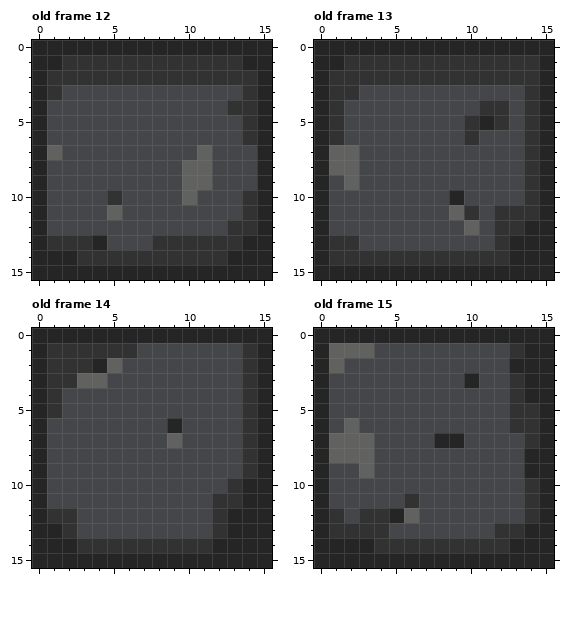
Edited in one commit: pixel-art file (Aseprite/GroundTiles/Tileset_Dungeon.aseprite). This is how it looked before the edit.
16x16 pixels, 20 frames. Shown: old frame 12, old frame 13, old frame 14, old frame 15. The commit also changed other frames, which this record leaves out.
After the commit:
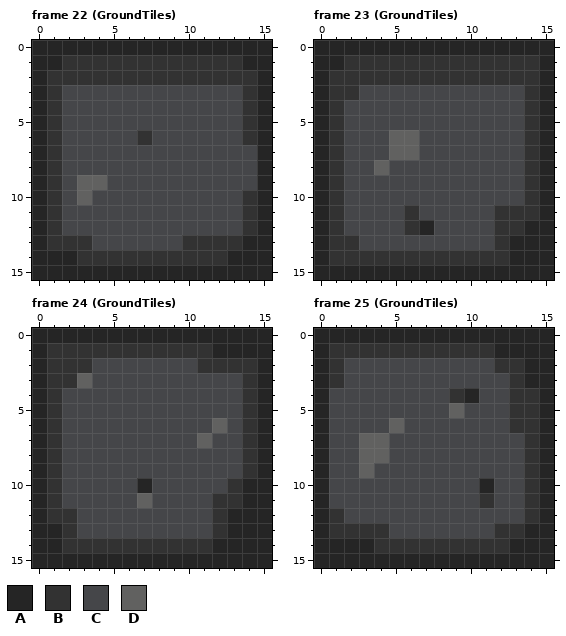
Palette (. is transparent): A #252525  B #323232  C #454649  D #616160
A new or re-ordered frame is compared with the old frame closest to it.
The author wrote: Created walltiles for the dungeon tileset
From old to new:
frames 20 -> 33
Frame 22 (GroundTiles) is new; against old frame 12:
Colour B replaces colour C in rows 4 to 5 at x 1; in row 6 at x 1 and 7; in rows 8 to 12 at x 1.
Colour B replaces colour D in row 7 at x 1.
Colour C replaces colour A in row 13 at x 4.
Colour C replaces colour B in row 4 at x 13; in row 10 at x 5; in row 12 at x 13; in row 13 at x 8 to 9.
Colour C replaces colour D in row 7 at x 11; in rows 8 to 9 at x 10 to 11; in row 10 at x 10; in row 11 at x 5.
Colour D replaces colour C in row 9 at x 3 to 4; in row 10 at x 3.
Frame 23 (GroundTiles) is new; against old frame 13:
Colour A replaces colour C in row 12 at x 7.
Colour B replaces colour C in rows 9 to 10 at x 1; in rows 11 to 12 at x 1 and 6.
Colour B replaces colour D in rows 7 to 8 at x 1.
Colour C replaces colour A in row 5 at x 11; in row 10 at x 9.
Colour C replaces colour B in row 4 at x 11 to 12; in row 5 at x 10 and 12; in row 6 at x 10; in row 11 at x 10.
Colour C replaces colour D in rows 7 to 9 at x 2; in row 11 at x 9; in row 12 at x 10.
Colour D replaces colour C in rows 6 to 7 at x 5 to 6; in row 8 at x 4.
Frame 24 (GroundTiles) is new; against old frame 14:
Colour A replaces colour B in row 1 at x 14.
Colour A replaces colour C in row 1 at x 12 to 13; in row 10 at x 7.
Colour B replaces colour A in row 14 at x 2.
Colour B replaces colour C in row 1 at x 7 to 11; in row 2 at x 11 to 13; in rows 6 to 11 at x 1.
Colour C replaces colour A in row 2 at x 4; in row 6 at x 9.
Colour C replaces colour D in row 2 at x 5; in row 3 at x 4; in row 7 at x 9.
Colour D replaces colour C in row 6 at x 12; in row 7 at x 11; in row 11 at x 7.
Frame 25 (GroundTiles) is new; against old frame 15:
Colour A replaces colour B in row 1 at x 13.
Colour A replaces colour C in row 1 at x 12; in row 4 at x 10; in row 10 at x 11.
Colour B replaces colour A in row 2 at x 13; in row 4 at x 14; in rows 8 to 9 at x 14.
Colour B replaces colour C in row 1 at x 4 to 11; in row 2 at x 12; in row 3 at x 1; in row 4 at x 9; in row 11 at x 11.
Colour B replaces colour D in row 1 at x 1 to 3; in row 2 at x 1.
Colour C replaces colour A in row 3 at x 10; in row 7 at x 8 to 9; in row 12 at x 5.
Colour C replaces colour B in row 11 at x 6; in row 12 at x 3 to 4.
Colour C replaces colour D in row 6 at x 2; in rows 7 to 8 at x 1 to 2; in row 12 at x 6.
Colour D replaces colour C in row 5 at x 9; in row 6 at x 5; in rows 7 to 8 at x 4.
